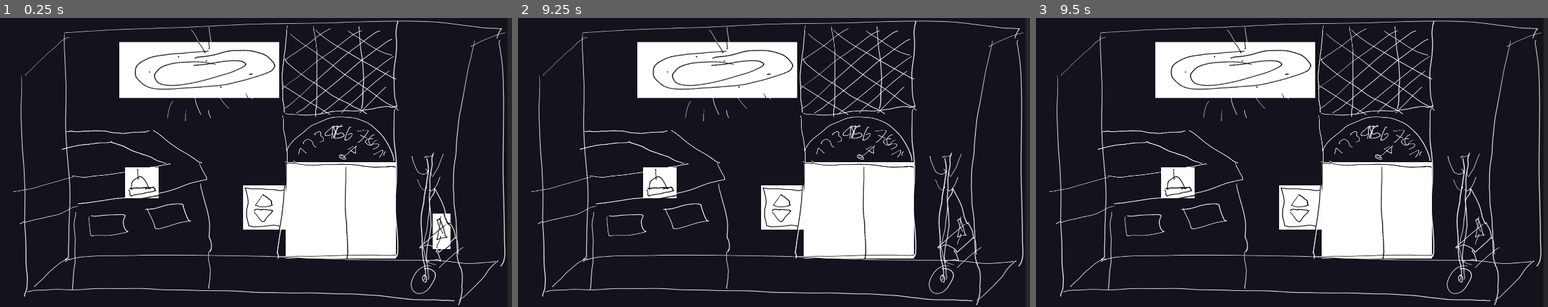
Above: before the commit, frames 1-3 (left to right).
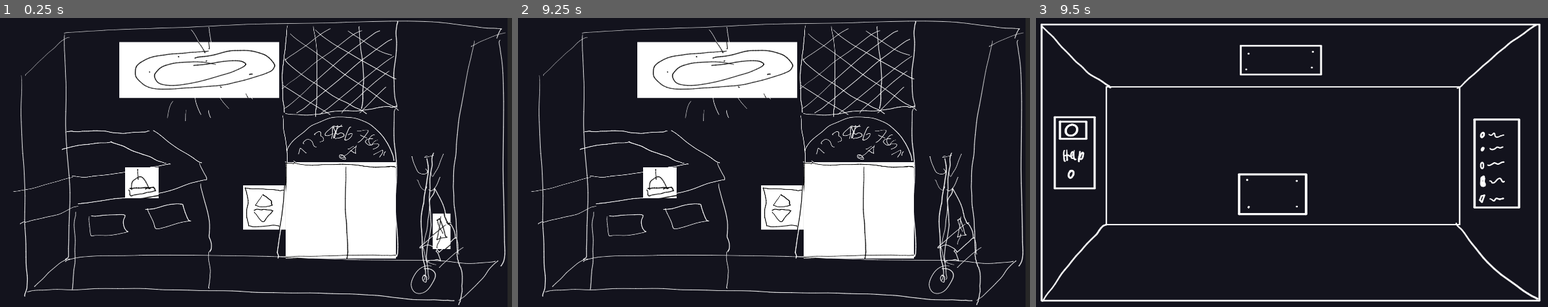
Above: after the commit, the same moments.

Repository: chippmann/dampfmechanische-einstellung
Game: Godot game, scene res://stages/00_Prologue.tscn
Same seed, same stepped clock (60 frames per second), same inputs: the game is played once before the commit and once after it. The engine's default icon, where the game draws it, is replaced by a stand-in: a white triangle on a blue panel in a dark square. Sound files missing from this copy of the repository are replaced by a short silence.
Inputs (mouse positions are in pixels of both pictures, inside the frame that each line leads up to):
- Up to frame 1 (0.25 s): no input
- Up to frame 2 (9.25 s): click (717, 70) at 0.5 s; click (661, 182) at 1.25 s; click (784, 208) at 2 s; click (861, 211) at 2.75 s; click (958, 231) at 3.5 s; click (717, 70) at 4.25 s; click (661, 182) at 5 s; click (784, 208) at 5.75 s; click (861, 211) at 6.5 s; click (717, 70) at 7.25 s; click (661, 182) at 8 s; click (784, 208) at 8.75 s
- Up to frame 3 (9.5 s): no input

Frames 1-2 are identical in both runs. In frame 3, 25% of the frame differs, in the area x 0-99%, y 0-100%.

Commit message:
implement scene switch to act01

Diff:
--- a/objects/Reception/ElevatorDoor/elevatorDoorAction.gd
+++ b/objects/Reception/ElevatorDoor/elevatorDoorAction.gd
@@ -8,3 +8,4 @@
 			GameState.receptionElevatorOpen = true
 		"ElevatorDoorPush04":
 			print("Victory!! Forward to Act01.")
+			GameState.change_scene_to("res://stages/01_Act.tscn")
--- /dev/null
+++ b/rooms/ElevatorMain.tscn
@@ -0,0 +1,13 @@
+[gd_scene load_steps=2 format=2]
+
+[ext_resource path="res://assets/texture/ElevatorMain/Background.png" type="Texture" id=1]
+
+[node name="ElevatorMain" type="Node2D"]
+
+[node name="Background" type="ParallaxBackground" parent="."]
+
+[node name="BackgroundImage" type="TextureRect" parent="Background"]
+anchor_right = 1.0
+anchor_bottom = 1.0
+texture = ExtResource( 1 )
+expand = true
--- a/singletons/GameState.gd
+++ b/singletons/GameState.gd
@@ -3,3 +3,7 @@
 var receptionBellCount = 0
 var receptionElevatorButtonPressed = false
 var receptionElevatorOpen = false
+
+
+func change_scene_to(scene_path: String) -> void:
+	get_tree().change_scene(scene_path)
--- a/stages/01_Act.tscn
+++ b/stages/01_Act.tscn
@@ -1,3 +1,7 @@
-[gd_scene format=2]
+[gd_scene load_steps=2 format=2]
+
+[ext_resource path="res://rooms/ElevatorMain.tscn" type="PackedScene" id=1]
 
 [node name="01_Act" type="Node2D"]
+
+[node name="ElevatorMain" parent="." instance=ExtResource( 1 )]
